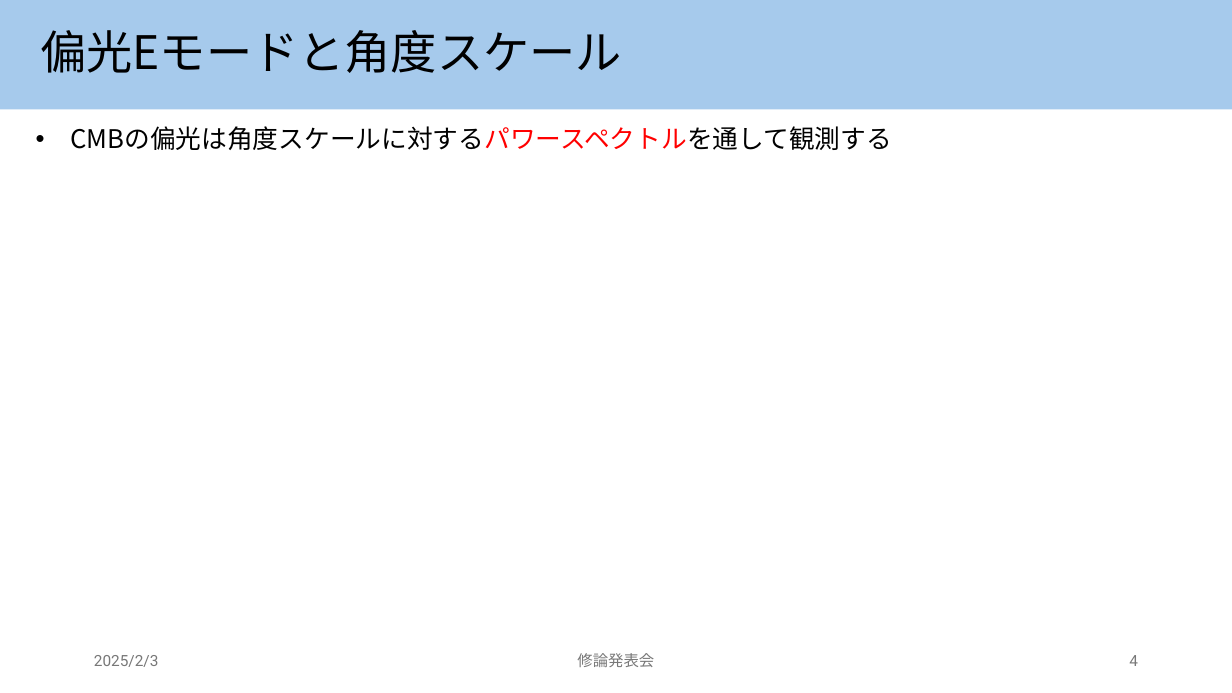
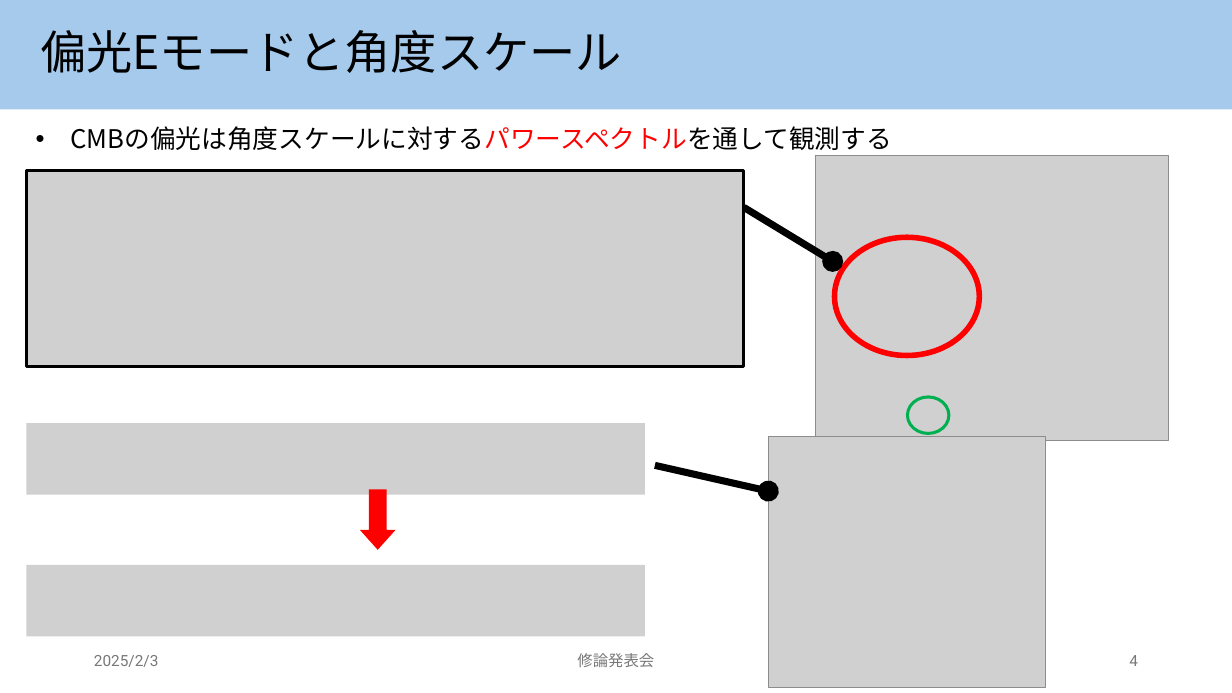
Before and after one commit to keisuke0821/master_thesis, a slide deck: slide 4 of mt_presentation.pptx. Drawn at 1232x693 pixels with LibreOffice and Linux fonts; fonts in the diff are those of the drawing; grey boxes stand for pictures. Boxes give left, top, right and bottom in pixels: in the first picture for what was removed or moved away, otherwise in the second. Text is boxed around its words. In the diff, an @@ line names an element or a change of style, - is before the commit and + after.

Commit message:
Commit at 2025-01-26 21:30:00

```diff
--- a/mt_presentation.pptx
+++ b/mt_presentation.pptx
@@ picture added at <box>27,170,744,366</box> @@
@@ picture added at <box>815,156,1169,441</box> @@
@@ arrow added from (744, 207) to (833, 262), #000000 5.5 pt @@
@@ donut added at <box>833,236,982,358</box>, fill #FF0000, outline #FF0000 1.5 pt @@
@@ donut added at <box>908,396,950,434</box>, fill #00B050, outline #00B050 1.5 pt @@
@@ picture added at <box>27,423,645,494</box> @@
@@ picture added at <box>769,436,1046,688</box> @@
@@ arrow added from (655, 466) to (769, 491), #000000 5.5 pt @@
@@ up arrow added at <box>362,491,394,549</box>, fill #FF0000, outline #FF0000 1.5 pt @@
@@ picture added at <box>27,565,645,636</box> @@
```
